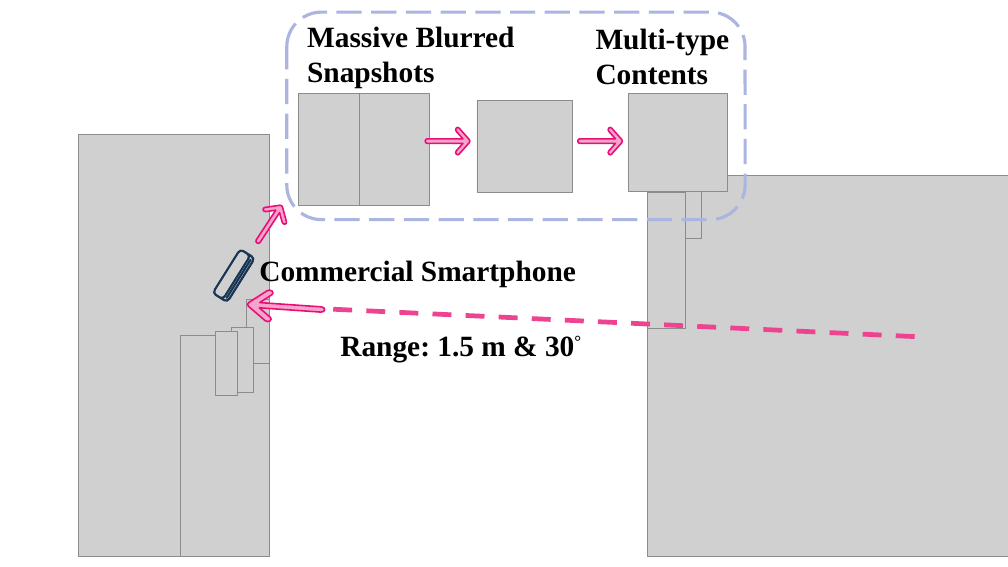
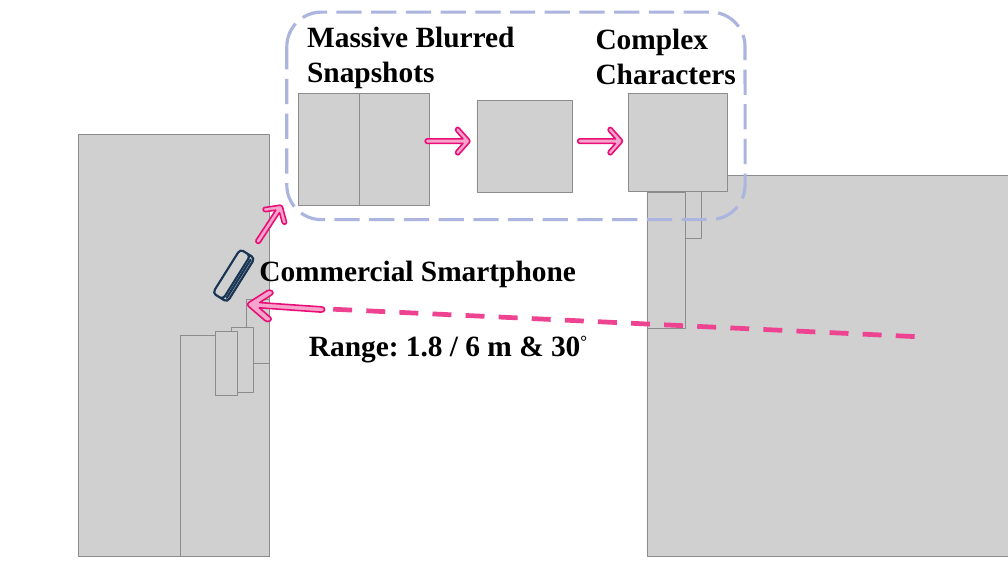
Before and after one commit to daibiaoxuwu/SEC-20, a slide deck: slide 1 of SEC.pptx. Drawn at 1008x567 pixels with LibreOffice and Linux fonts; fonts in the diff are those of the drawing; grey boxes stand for pictures. Boxes give left, top, right and bottom in pixels: in the first picture for what was removed or moved away, otherwise in the second. Text is boxed around its words. In the diff, an @@ line names an element or a change of style, - is before the commit and + after.

```diff
--- a/SEC.pptx
+++ b/SEC.pptx
@@ text at bbox=[596, 28, 736, 85]: text changed @@
-Multi-type Contents
+Complex Characters
@@ text at bbox=[309, 336, 580, 362]: text changed @@
-Range: 1.5 m & 30°
+Range: 1.8 / 6 m & 30°
```
Also in this commit, not shown: 7 other files.
